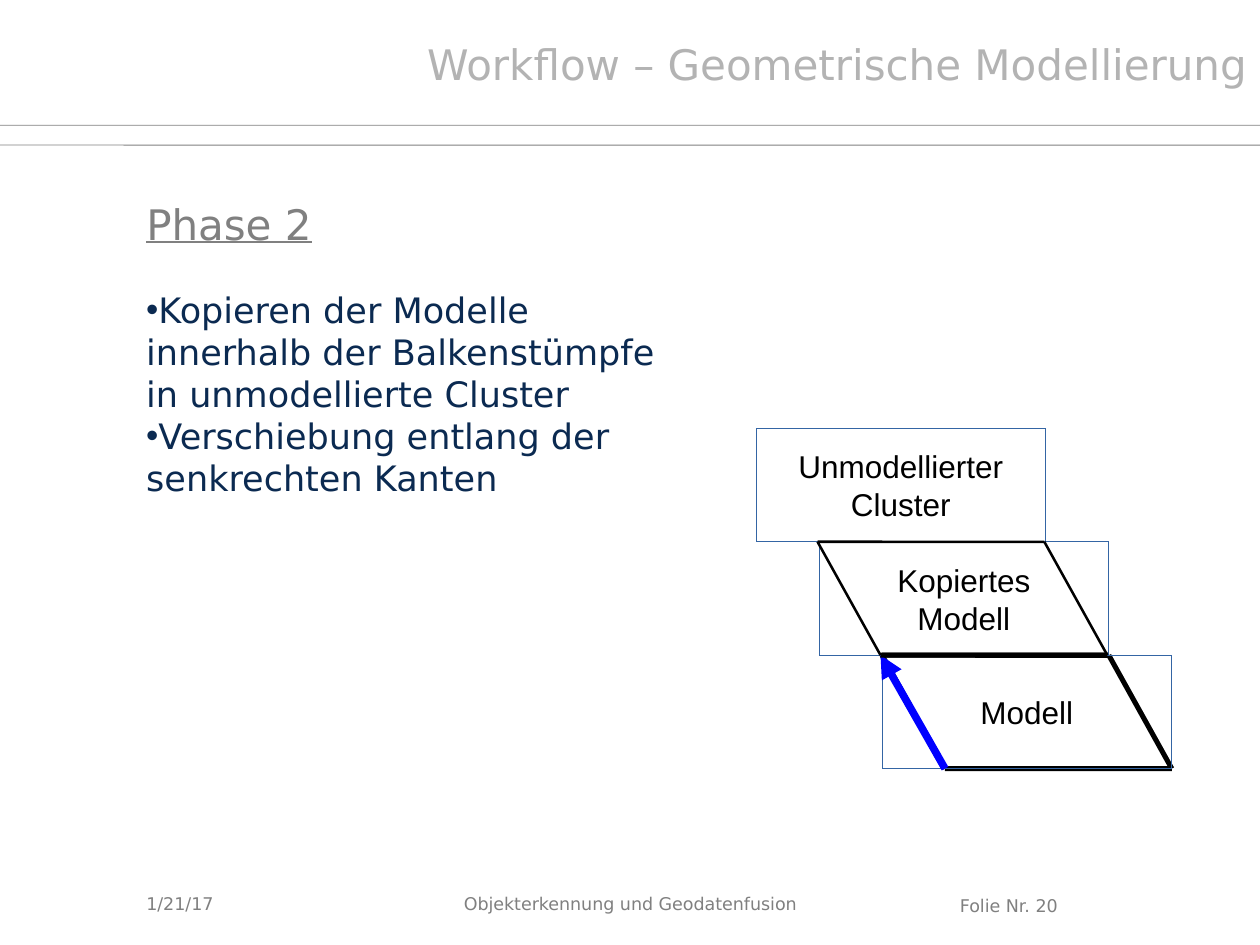
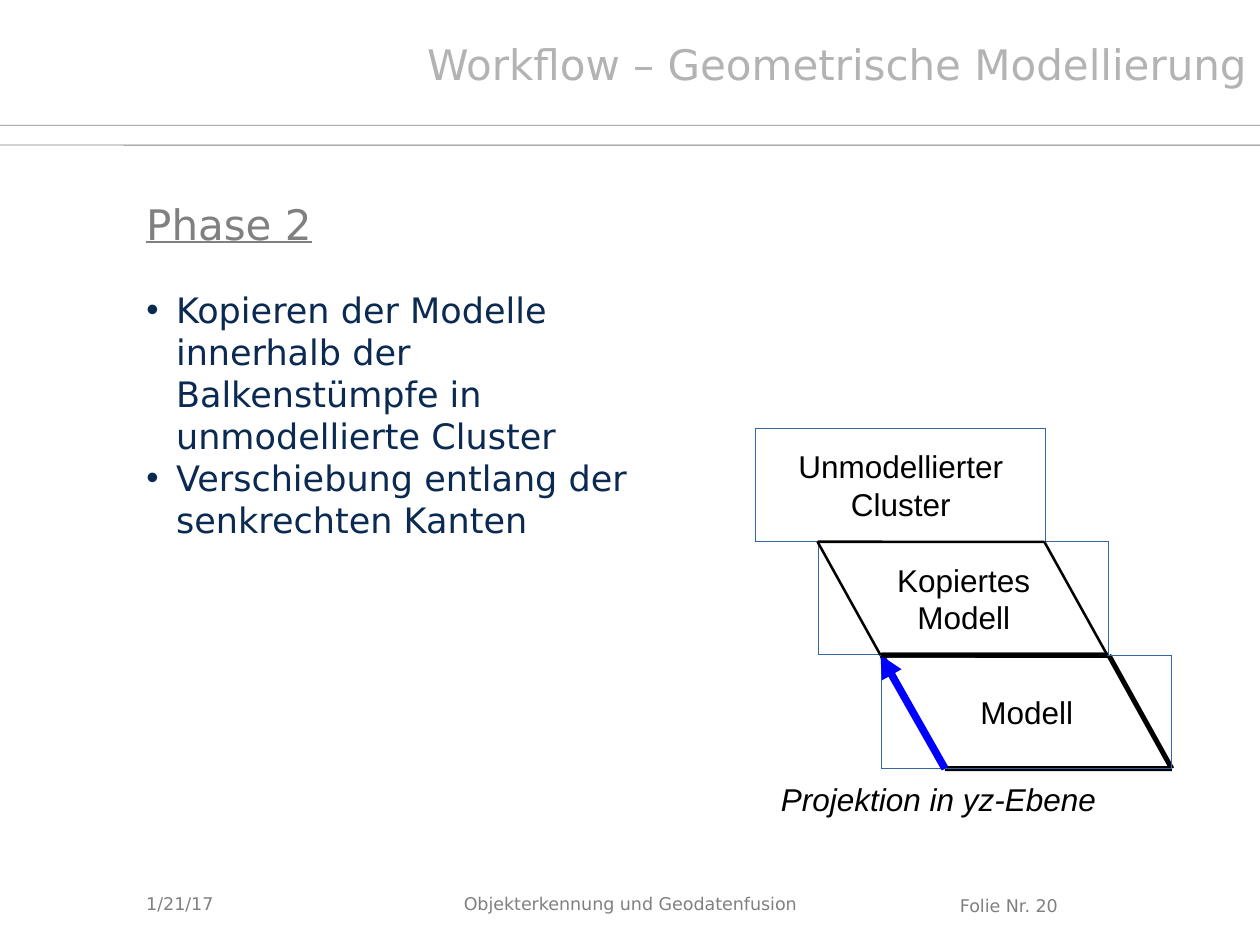
Before and after one commit to Kalmar131/PCL_Dachstuhl2016, a slide deck: slide 20 of Abschlusspräsentation_20170124.pptx. Drawn at 1260x945 pixels with LibreOffice and Linux fonts; fonts in the diff are those of the drawing; background and template pictures are left out. Boxes give left, top, right and bottom in pixels: in the first picture for what was removed or moved away, otherwise in the second. Text is boxed around its words. In the diff, an @@ line names an element or a change of style, - is before the commit and + after.

```diff
--- a/Abschlusspräsentation_20170124.pptx
+++ b/Abschlusspräsentation_20170124.pptx
@@ text "Kopieren der Modelle innerhalb der ..." rewrapped from <box>146,296,654,492</box> to <box>176,296,627,534</box> @@
@@ text added at <box>781,788,1096,817</box>, 18 pt, text #000000, italic @@
+Projektion in yz-Ebene
```
Also in this commit, not shown: 15 other slides changed, 1 other file.
